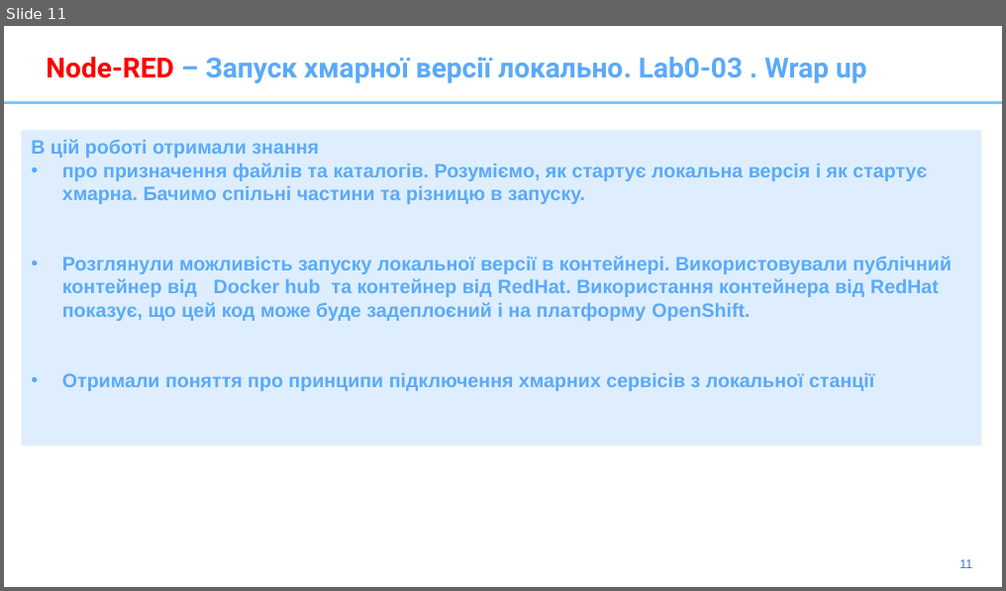
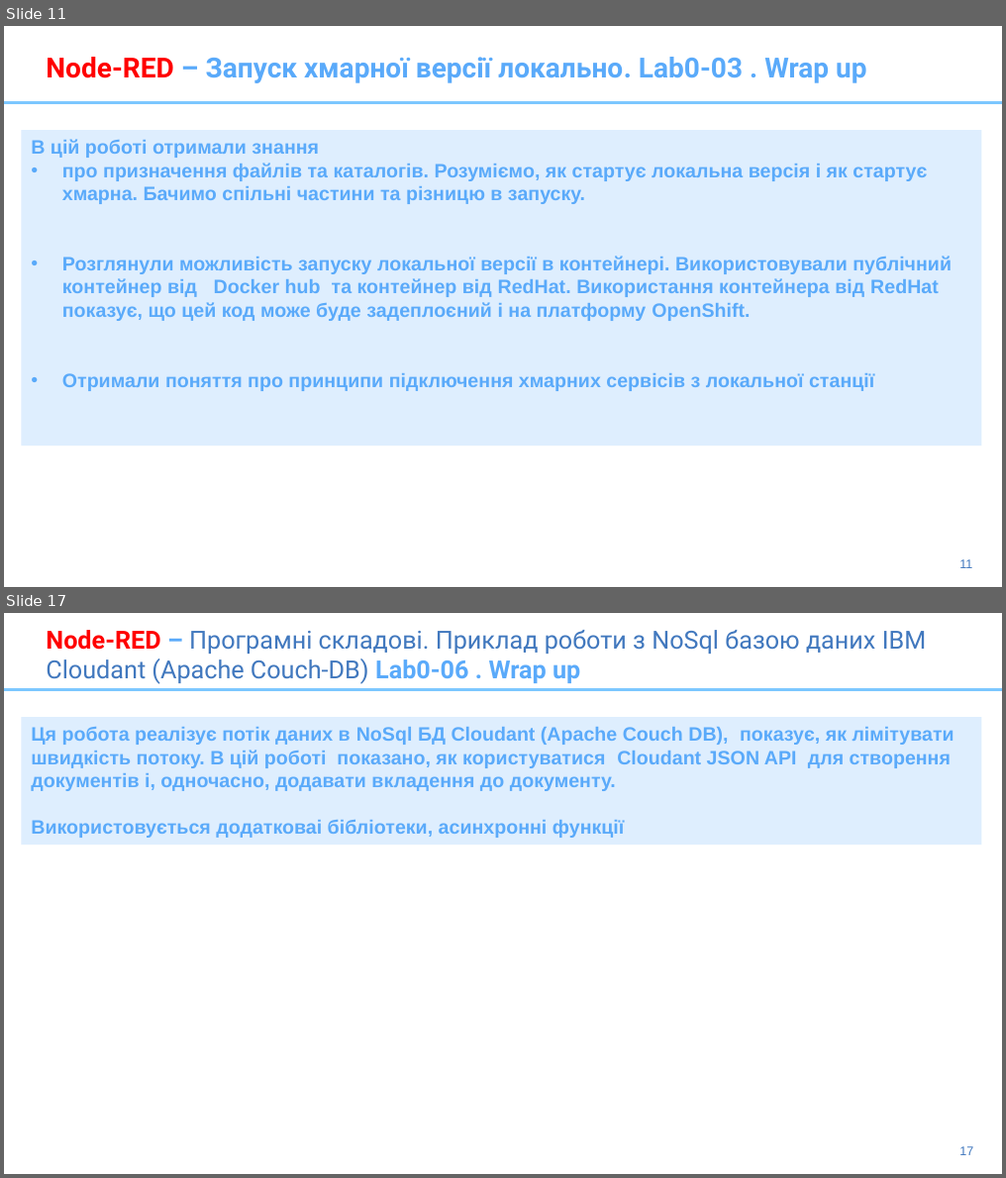
Before and after one commit to pavlo-shcherbukha/IBM-Node-Red-APP2020, a slide deck: presentation/2-Node-Red-2020-DeploymentOnCloud.pptx. Shown one above the other, each under a label of ours: slide 11 before the commit, slides 11 and 17 after it; the slides between them are not shown. The pictures are 1006x591 and 1006x1178 pixels, drawn with LibreOffice and Linux fonts; fonts in the diff are those of the drawing. Boxes give left, top, right and bottom in pixels: in the first picture for what was removed or moved away, otherwise in the second. Text is boxed around its words. In the diff, an @@ line names an element or a change of style, - is before the commit and + after.

```diff
--- a/presentation/2-Node-Red-2020-DeploymentOnCloud.pptx
+++ b/presentation/2-Node-Red-2020-DeploymentOnCloud.pptx
@@ slide 17 added at (x1=4, y1=613, x2=1002, y2=1174), background #FFFFFF; not listed: 2 template elements that a slide beside it also shows @@
@@ title added at (x1=46, y1=630, x2=927, y2=684), 18 pt, text #4178BE @@
+Node-RED – Програмні складові. Приклад роботи з NoSql базою даних IBM Cloudant (Apache Couch-DB) Lab0-06 . Wrap up
@@ rectangle added at (x1=21, y1=717, x2=981, y2=845), fill #DEEEFE, 14 pt, text #5AAAFA, bold @@
+Ця робота реалізує потік даних в NoSql БД Cloudant (Apache Couch DB), показує, як лімітувати швидкість потоку. В цій роботі показано, як користуватися Cloudant JSON API для створення документів і, одночасно, додавати вкладення до документу.
+Використовується додатковаі бібліотеки, асинхронні функції
```
Also in this commit, not shown: 3 slides changed, 5 other slides added, 1 other file.
